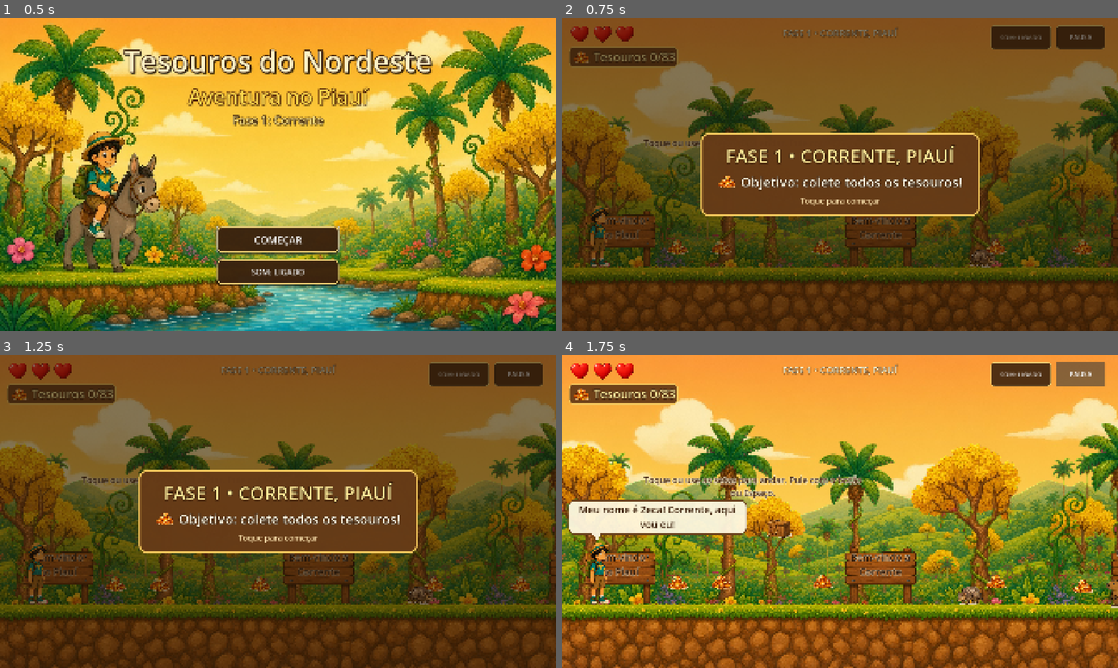
Above: before the commit, frames 1-4 (two rows, left to right).
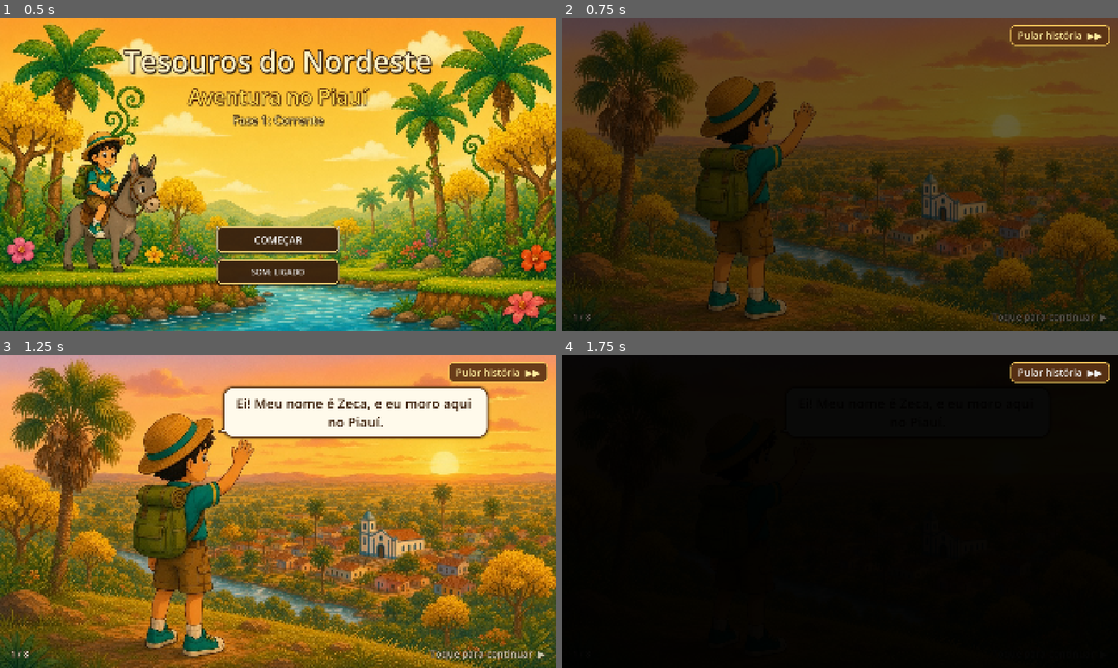
Above: after the commit, the same moments.

Repository: cristianodias920/tesouros-do-nordeste
Game: Godot game, scene res://scenes/MainMenu.tscn
Same seed, same stepped clock (60 frames per second), same inputs: the game is played once before the commit and once after it.
Inputs (mouse positions are in pixels of both pictures, inside the frame that each line leads up to):
- Up to frame 1 (0.5 s): no input
- Up to frame 2 (0.75 s): click "COMEÇAR" at 0.5 s
- Up to frame 3 (1.25 s): no input
- Up to frame 4 (1.75 s): click (1062, 373) at 1.25 s, where only the run after the commit has a clickable "Pular história ▶▶"

Frame 1 is identical in both runs. In frame 2, 81% of the frame differs, in the area x 0-100%, y 0-100%; in frame 3, 92%; in frame 4, 100%.

Commit message:
feat: historinha de abertura em 8 cartões (Corrente) com balões, voz do Zeca, zurro do Faísca, toque para avançar e Pular história

Diff:
--- /dev/null
+++ b/historia/historias.gd
@@ -0,0 +1,40 @@
+extends RefCounted
+# Histórias (cutscenes) de cada fase/episódio. Para criar a de outra fase,
+# acrescente uma entrada com a mesma estrutura e chame
+# Historia.iniciar("<id>", "res://scenes/<Fase>.tscn").
+#
+# Cada cartão:
+#   imagem  - ilustração 16:9 (cobre a tela)
+#   quem    - "zeca" (balão de fala + voz) ou "faisca" (balão de onomatopeia + zurro)
+#   texto   - texto do balão
+#   audio   - voz (ogg) ou "" para só legenda; para o Faísca use "zurro"
+#   balao   - centro do balão (0..1 da tela)
+#   alvo    - para onde aponta o rabinho do balão (cabeça de quem fala, 0..1)
+const HISTORIAS: Dictionary = {
+	"corrente": [
+		{"imagem": "res://historia/corrente/card1.jpg", "quem": "zeca",
+		 "texto": "Ei! Meu nome é Zeca, e eu moro aqui no Piauí.",
+		 "audio": "res://audio/historia/h1.ogg", "balao": Vector2(0.64, 0.17), "alvo": Vector2(0.37, 0.25)},
+		{"imagem": "res://historia/corrente/card2.jpg", "quem": "zeca",
+		 "texto": "Muita gente acha que aqui só tem seca, chão rachado e desertificação... mas o Piauí é cheio de tesouros!",
+		 "audio": "res://audio/historia/h2.ogg", "balao": Vector2(0.23, 0.56), "alvo": Vector2(0.41, 0.42)},
+		{"imagem": "res://historia/corrente/card3.jpg", "quem": "zeca",
+		 "texto": "Rios, serras, festas, comidas, gente boa... eu vou juntar tudo isso pra mostrar pro mundo o quanto a nossa terra é rica!",
+		 "audio": "res://audio/historia/h3.ogg", "balao": Vector2(0.66, 0.15), "alvo": Vector2(0.34, 0.3)},
+		{"imagem": "res://historia/corrente/card4.jpg", "quem": "zeca",
+		 "texto": "Hã? Quem tá aí?",
+		 "audio": "res://audio/historia/h4.ogg", "balao": Vector2(0.3, 0.2), "alvo": Vector2(0.37, 0.4)},
+		{"imagem": "res://historia/corrente/card5.jpg", "quem": "faisca",
+		 "texto": "Ióóó-ióóó!",
+		 "audio": "zurro", "balao": Vector2(0.22, 0.2), "alvo": Vector2(0.48, 0.42)},
+		{"imagem": "res://historia/corrente/card6.jpg", "quem": "zeca",
+		 "texto": "Faísca! Tu quer vir comigo, é?",
+		 "audio": "res://audio/historia/h6.ogg", "balao": Vector2(0.27, 0.18), "alvo": Vector2(0.49, 0.38)},
+		{"imagem": "res://historia/corrente/card7.jpg", "quem": "faisca",
+		 "texto": "Ióóó!",
+		 "audio": "zurro", "balao": Vector2(0.18, 0.17), "alvo": Vector2(0.45, 0.3)},
+		{"imagem": "res://historia/corrente/card8.jpg", "quem": "zeca",
+		 "texto": "Então bora! Primeira parada: Corrente!",
+		 "audio": "res://audio/historia/h8.ogg", "balao": Vector2(0.6, 0.15), "alvo": Vector2(0.3, 0.3)},
+	],
+}
--- /dev/null
+++ b/scenes/Historia.tscn
@@ -0,0 +1,12 @@
+[gd_scene load_steps=2 format=3]
+
+[ext_resource type="Script" path="res://scripts/Historia.gd" id="1_hist"]
+
+[node name="Historia" type="Control"]
+layout_mode = 3
+anchors_preset = 15
+anchor_right = 1.0
+anchor_bottom = 1.0
+grow_horizontal = 2
+grow_vertical = 2
+script = ExtResource("1_hist")
--- /dev/null
+++ b/scripts/Balao.gd
@@ -0,0 +1,96 @@
+extends Control
+class_name Balao
+# Balão de história: "fala" (arredondado com rabinho) ou "grito" (estrela de
+# pontas, para a onomatopeia do Faísca).
+
+var tipo: String = "fala"
+var alvo: Vector2 = Vector2.ZERO   # em coordenadas do pai
+var texto: String = ""
+var fs: int = 46
+var larg: float = 100.0
+var pad: Vector2 = Vector2(36, 22)
+var fonte: Font
+var t: float = 0.0
+const PAD := Vector2(36, 22)
+
+func _init() -> void:
+	mouse_filter = Control.MOUSE_FILTER_IGNORE
+
+const QUEBRA := TextServer.BREAK_MANDATORY | TextServer.BREAK_WORD_BOUND
+
+func configurar(novo_texto: String, novo_tipo: String, centro: Vector2, alvo_px: Vector2, tela: Vector2) -> void:
+	# o texto é desenhado no _draw (quebra de linha calculada aqui, sem Label)
+	tipo = novo_tipo
+	alvo = alvo_px
+	texto = novo_texto
+	fonte = get_theme_default_font()
+	fs = 46 if tipo == "fala" else 76
+	var tw: float = fonte.get_string_size(texto, HORIZONTAL_ALIGNMENT_LEFT, -1, fs).x + 4.0
+	var max_w: float = tela.x * (0.44 if tipo == "fala" else 0.36)
+	larg = min(tw, max_w)
+	var lh: float = fonte.get_multiline_string_size(texto, HORIZONTAL_ALIGNMENT_CENTER, larg, fs, -1, QUEBRA).y
+	pad = Vector2(36, 24) if tipo == "fala" else Vector2(70, 60)
+	size = Vector2(larg, lh) + pad * 2.0
+	position = centro - size * 0.5
+	position.x = clamp(position.x, 24.0, tela.x - size.x - 24.0)
+	position.y = clamp(position.y, 110.0, tela.y - size.y - 120.0)
+	pivot_offset = size * 0.5
+	queue_redraw()
+
+func _process(delta: float) -> void:
+	t += delta
+	if tipo == "grito":
+		rotation = sin(t * 30.0) * 0.025
+		queue_redraw()
+
+func _draw() -> void:
+	var r := Rect2(Vector2.ZERO, size)
+	var c := size * 0.5
+	var borda := Color(0.42, 0.26, 0.12)
+	if tipo == "fala":
+		var fundo := Color(1.0, 0.98, 0.92)
+		# rabinho apontando para quem fala
+		var a: Vector2 = alvo - position
+		var dir: Vector2 = (a - c).normalized()
+		var hw: float = size.x * 0.5 - 30.0
+		var hh: float = size.y * 0.5 - 4.0
+		var tb: float = min(hw / max(abs(dir.x), 0.001), hh / max(abs(dir.y), 0.001))
+		var base: Vector2 = c + dir * tb * 0.85
+		var borda_pt: Vector2 = c + dir * tb
+		var ponta: Vector2 = borda_pt + dir * clamp(((a - c).length() - tb) * 0.7, 40.0, 120.0)
+		var perp: Vector2 = Vector2(-dir.y, dir.x) * 26.0
+		var tri := PackedVector2Array([base - perp, base + perp, ponta])
+		draw_colored_polygon(tri, borda)
+		var sb := StyleBoxFlat.new()
+		sb.bg_color = fundo
+		sb.border_color = borda
+		sb.set_border_width_all(5)
+		sb.set_corner_radius_all(34)
+		sb.shadow_color = Color(0, 0, 0, 0.25)
+		sb.shadow_size = 8
+		draw_style_box(sb, r)
+		var tri2 := PackedVector2Array([base - perp * 0.62, base + perp * 0.62, base + (ponta - base) * 0.86])
+		draw_colored_polygon(tri2, fundo)
+	else:
+		# estrela de pontas (onomatopeia)
+		var pts := PackedVector2Array()
+		var n := 22
+		for i in n * 2:
+			var ang: float = TAU * float(i) / float(n * 2)
+			var rr: float = 1.0 if i % 2 == 0 else 0.78
+			rr += 0.05 * sin(float(i) * 1.7)
+			pts.append(c + Vector2(cos(ang) * size.x * 0.5, sin(ang) * size.y * 0.5) * rr)
+		var sombra := PackedVector2Array()
+		for p in pts: sombra.append(p + Vector2(6, 8))
+		draw_colored_polygon(sombra, Color(0, 0, 0, 0.25))
+		draw_colored_polygon(pts, Color(1.0, 0.86, 0.3))
+		var fecha := pts.duplicate(); fecha.append(pts[0])
+		draw_polyline(fecha, borda, 5.0, true)
+	# texto
+	var asc: float = fonte.get_ascent(fs)
+	var pos := Vector2(pad.x, pad.y + asc)
+	if tipo == "fala":
+		draw_multiline_string(fonte, pos, texto, HORIZONTAL_ALIGNMENT_CENTER, larg, fs, -1, Color(0.22, 0.11, 0.03), QUEBRA)
+	else:
+		draw_multiline_string_outline(fonte, pos, texto, HORIZONTAL_ALIGNMENT_CENTER, larg, fs, -1, 14, Color(1, 0.97, 0.85), QUEBRA)
+		draw_multiline_string(fonte, pos, texto, HORIZONTAL_ALIGNMENT_CENTER, larg, fs, -1, Color(0.75, 0.2, 0.05), QUEBRA)
--- /dev/null
+++ b/scripts/Historia.gd
@@ -0,0 +1,206 @@
+extends Control
+class_name Historia
+# Historinha em cartões antes da fase: ilustração + balão + voz.
+# Toque/tecla avança, "Pular história" pula tudo. No fim, fade para a fase
+# (que mostra o cartão de objetivo). Os cartões vêm de res://historia/historias.gd.
+
+const DADOS = preload("res://historia/historias.gd")
+const CENA := "res://scenes/Historia.tscn"
+
+static var historia_id: String = "corrente"
+static var proxima_cena: String = "res://scenes/Fase1_Corrente.tscn"
+
+static func iniciar(tree: SceneTree, id: String, proxima: String) -> void:
+	historia_id = id
+	proxima_cena = proxima
+	if not DADOS.HISTORIAS.has(id):
+		tree.change_scene_to_file(proxima)
+		return
+	tree.change_scene_to_file(CENA)
+
+var cards: Array = []
+var idx: int = -1
+var img: TextureRect
+var balao: Balao
+var fade: ColorRect
+var btn_pular: Button
+var dica: Label
+var contador: Label
+var ocupado: bool = false
+var saindo: bool = false
+var tempo_card: float = 0.0
+var espera_auto: float = 999.0
+var fim_audio: bool = false
+
+func _ready() -> void:
+	set_anchors_preset(Control.PRESET_FULL_RECT)
+	mouse_filter = Control.MOUSE_FILTER_IGNORE   # toques chegam ao _unhandled_input (o botão Pular continua clicável)
+	get_tree().paused = false
+	cards = DADOS.HISTORIAS.get(historia_id, [])
+	var bg := ColorRect.new()
+	bg.color = Color(0.08, 0.05, 0.02)
+	bg.set_anchors_preset(Control.PRESET_FULL_RECT)
+	bg.mouse_filter = Control.MOUSE_FILTER_IGNORE
+	add_child(bg)
+	img = TextureRect.new()
+	img.set_anchors_preset(Control.PRESET_FULL_RECT)
+	img.expand_mode = TextureRect.EXPAND_IGNORE_SIZE
+	img.stretch_mode = TextureRect.STRETCH_KEEP_ASPECT_COVERED
+	img.mouse_filter = Control.MOUSE_FILTER_IGNORE
+	add_child(img)
+	balao = Balao.new()
+	add_child(balao)
+	# rodapé: dica + contador
+	dica = _rotulo("Toque para continuar  ▶", 34)
+	add_child(dica)
+	contador = _rotulo("", 30)
+	add_child(contador)
+	# botão sempre visível
+	btn_pular = Button.new()
+	btn_pular.text = "Pular história  ▶▶"
+	btn_pular.focus_mode = Control.FOCUS_NONE
+	btn_pular.add_theme_font_size_override("font_size", 34)
+	for st in ["normal", "hover", "pressed"]:
+		var sb := StyleBoxFlat.new()
+		sb.bg_color = Color(0.36, 0.2, 0.08, 0.92) if st != "pressed" else Color(0.5, 0.3, 0.1, 0.95)
+		sb.border_color = Color(0.96, 0.78, 0.36)
+		sb.set_border_width_all(4)
+		sb.set_corner_radius_all(16)
+		sb.content_margin_left = 26; sb.content_margin_right = 26
+		sb.content_margin_top = 12; sb.content_margin_bottom = 12
+		btn_pular.add_theme_stylebox_override(st, sb)
+	btn_pular.add_theme_color_override("font_color", Color(1.0, 0.93, 0.62))
+	btn_pular.pressed.connect(pular)
+	add_child(btn_pular)
+	fade = ColorRect.new()
+	fade.color = Color(0, 0, 0, 1)
+	fade.set_anchors_preset(Control.PRESET_FULL_RECT)
+	fade.mouse_filter = Control.MOUSE_FILTER_IGNORE
+	add_child(fade)
+	move_child(btn_pular, -1)   # botão acima do fade: sempre visível
+	get_viewport().size_changed.connect(_layout)
+	_layout()
+	if cards.is_empty():
+		_terminar()
+		return
+	_ir_para(0)
+
+func _rotulo(texto: String, fs: int) -> Label:
+	var l := Label.new()
+	l.text = texto
+	l.add_theme_font_size_override("font_size", fs)
+	l.add_theme_color_override("font_color", Color(1, 0.97, 0.88))
+	l.add_theme_color_override("font_outline_color", Color(0.15, 0.08, 0.02))
+	l.add_theme_constant_override("outline_size", 9)
+	l.mouse_filter = Control.MOUSE_FILTER_IGNORE
+	return l
+
+func _tela() -> Vector2:
+	return get_viewport_rect().size
+
+func _layout() -> void:
+	var tl := _tela()
+	btn_pular.reset_size()
+	btn_pular.position = Vector2(tl.x - btn_pular.size.x - 28, 24)
+	dica.reset_size()
+	dica.position = Vector2(tl.x - dica.size.x - 36, tl.y - dica.size.y - 26)
+	contador.reset_size()
+	contador.position = Vector2(36, tl.y - contador.size.y - 28)
+	img.pivot_offset = tl * 0.5
+	if idx >= 0 and idx < cards.size():
+		_posicionar_balao()
+
+func _posicionar_balao() -> void:
+	var c: Dictionary = cards[idx]
+	var tl := _tela()
+	# a imagem cobre a tela mantendo 16:9: converte 0..1 da imagem para a tela
+	var esc: float = max(tl.x / 1280.0, tl.y / 720.0)
+	var isz := Vector2(1280, 720) * esc
+	var off := (tl - isz) * 0.5
+	var centro: Vector2 = off + (c["balao"] as Vector2) * isz
+	var alvo: Vector2 = off + (c["alvo"] as Vector2) * isz
+	balao.configurar(c["texto"], "fala" if c["quem"] == "zeca" else "grito", centro, alvo, tl)
+
+func _ir_para(n: int) -> void:
+	ocupado = true
+	var primeiro: bool = idx < 0
+	var t := create_tween()
+	if not primeiro:
+		t.tween_property(fade, "color:a", 1.0, 0.3)
+	t.tween_callback(func():
+		idx = n
+		_mostrar_card())
+	t.tween_property(fade, "color:a", 0.0, 0.45 if primeiro else 0.3)
+	t.tween_callback(func(): ocupado = false)
+
+func _mostrar_card() -> void:
+	var c: Dictionary = cards[idx]
+	img.texture = load(c["imagem"])
+	img.scale = Vector2.ONE
+	var kb := create_tween()   # zoom lento ("Ken Burns")
+	kb.tween_property(img, "scale", Vector2.ONE * 1.06, 9.0).set_trans(Tween.TRANS_SINE)
+	_posicionar_balao()
+	balao.scale = Vector2.ONE * 0.6
+	balao.modulate.a = 0.0
+	var bt := create_tween()
+	bt.tween_interval(0.25)
+	bt.tween_property(balao, "modulate:a", 1.0, 0.15)
+	bt.parallel().tween_property(balao, "scale", Vector2.ONE, 0.25).set_trans(Tween.TRANS_BACK).set_ease(Tween.EASE_OUT)
+	contador.text = "%d / %d" % [idx + 1, cards.size()]
+	contador.reset_size()
+	tempo_card = 0.0
+	fim_audio = false
+	var vp: AudioStreamPlayer = VoiceLines.player_audio   # usa o player das falas: a música abaixa sozinha
+	vp.stop()
+	var dur: float = 1.5 + 0.06 * String(c["texto"]).length()
+	var a: String = c["audio"]
+	if a == "zurro":
+		AudioManager.play_sfx("zurro")
+		dur = 2.4
+	elif a != "" and ResourceLoader.exists(a):
+		var st: AudioStream = load(a)
+		vp.stream = st
+		if AudioManager.sound_enabled:
+			vp.play()
+		dur = st.get_length()
+	espera_auto = dur + 3.0   # avança sozinho um pouco depois da fala
+
+func _process(delta: float) -> void:
+	if idx < 0 or saindo:
+		return
+	tempo_card += delta
+	dica.modulate.a = 0.55 + 0.45 * sin(tempo_card * 4.0)
+	if not ocupado and tempo_card >= espera_auto:
+		avancar()
+
+func _unhandled_input(event: InputEvent) -> void:
+	var tocar: bool = false
+	if event is InputEventMouseButton and event.pressed and event.button_index == MOUSE_BUTTON_LEFT:
+		tocar = true
+	elif event is InputEventScreenTouch and event.pressed:
+		tocar = true
+	elif event.is_action_pressed("ui_accept") or event.is_action_pressed("jump"):
+		tocar = true
+	if tocar:
+		get_viewport().set_input_as_handled()
+		avancar()
+
+func avancar() -> void:
+	if ocupado or saindo or tempo_card < 0.35:
+		return
+	if idx + 1 < cards.size():
+		_ir_para(idx + 1)
+	else:
+		_terminar()
+
+func pular() -> void:
+	_terminar()
+
+func _terminar() -> void:
+	if saindo:
+		return
+	saindo = true
+	VoiceLines.player_audio.stop()
+	var t := create_tween()
+	t.tween_property(fade, "color:a", 1.0, 0.45)
+	t.tween_callback(func(): get_tree().change_scene_to_file(proxima_cena))
--- a/scripts/MainMenu.gd
+++ b/scripts/MainMenu.gd
@@ -12,7 +12,8 @@
 func _on_start_pressed() -> void:
 	AudioManager.start_music()
 	GameManager.reset_game()
-	get_tree().change_scene_to_file("res://scenes/Fase1_Corrente.tscn")
+	# historinha da fase antes do jogo (pode ser pulada)
+	Historia.iniciar(get_tree(), "corrente", "res://scenes/Fase1_Corrente.tscn")
 
 func _on_sound_pressed() -> void:
 	AudioManager.toggle_sound()
Not shown, added: audio/historia/h1.ogg.import
Not shown, added: audio/historia/h2.ogg.import
Not shown, added: audio/historia/h3.ogg.import
Not shown, added: audio/historia/h4.ogg.import
Not shown, added: audio/historia/h6.ogg.import
Not shown, added: audio/historia/h8.ogg.import
Binary file added: historia/corrente/card1.jpg
Not shown, added: historia/corrente/card1.jpg.import
Binary file added: historia/corrente/card2.jpg
Not shown, added: historia/corrente/card2.jpg.import
Binary file added: historia/corrente/card3.jpg
Not shown, added: historia/corrente/card3.jpg.import
(and 20 more such lines)
